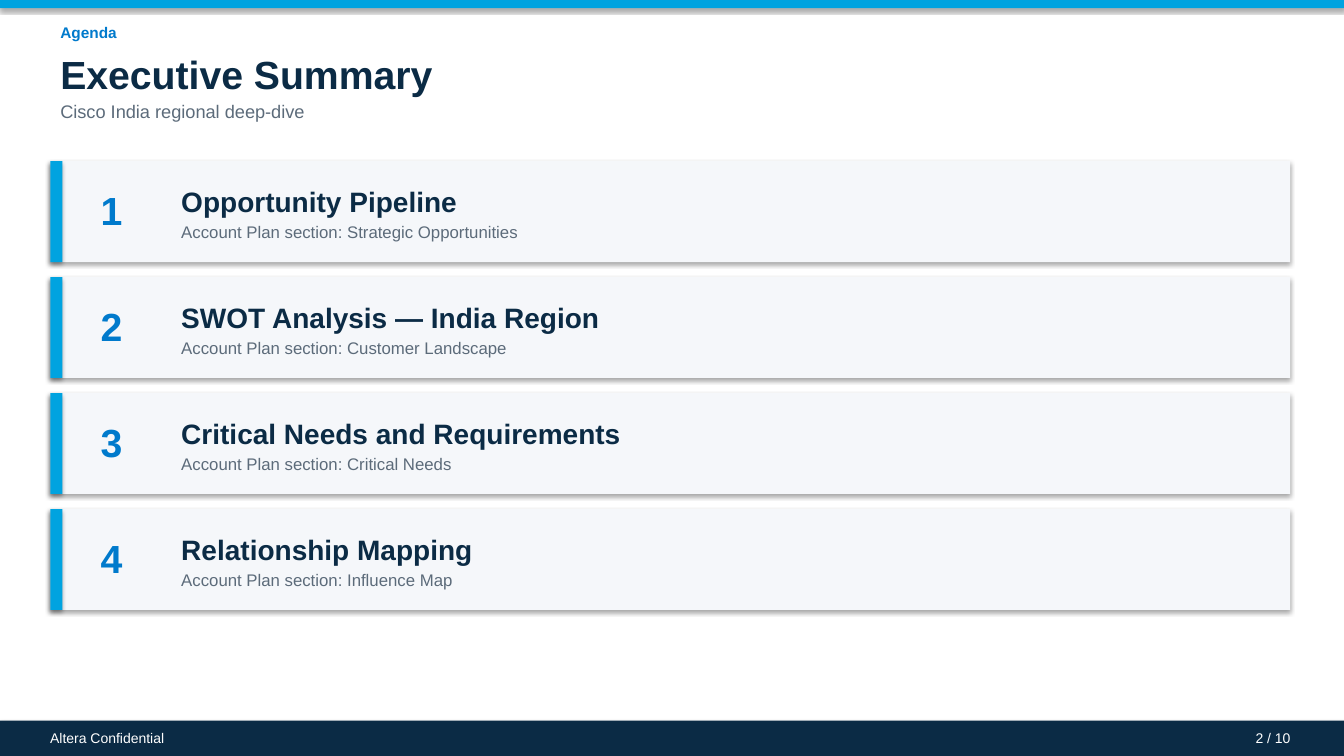
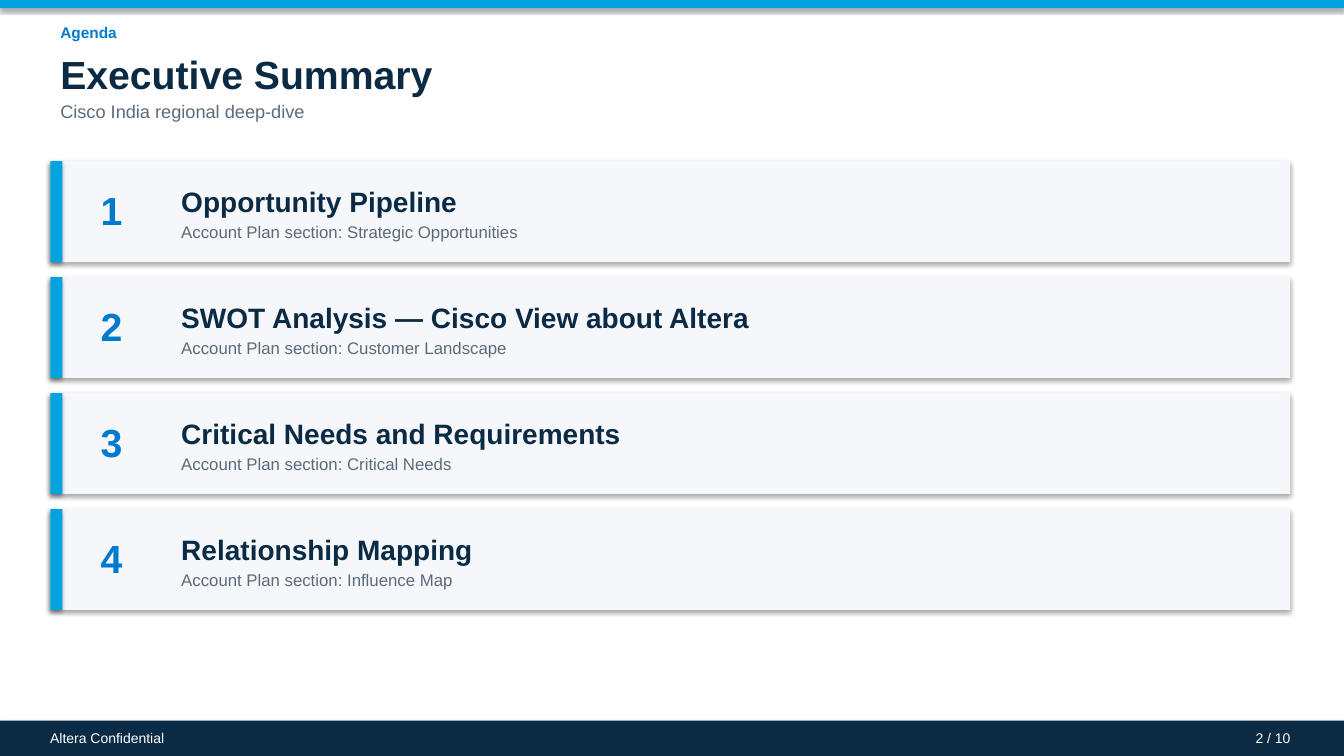
Before and after one commit to rushikeshpurohit0908/Cursor_Rushi, a slide deck: slide 2 of presentations/Cisco_India_Report_Altera_Account_Plan.pptx. Drawn at 1344x756 pixels with LibreOffice and Linux fonts; fonts in the diff are those of the drawing. Boxes give left, top, right and bottom in pixels: in the first picture for what was removed or moved away, otherwise in the second. Text is boxed around its words. In the diff, an @@ line names an element or a change of style, - is before the commit and + after.

```diff
--- a/presentations/Cisco_India_Report_Altera_Account_Plan.pptx
+++ b/presentations/Cisco_India_Report_Altera_Account_Plan.pptx
@@ text at [181,307,748,333]: text changed @@
-SWOT Analysis — India Region
+SWOT Analysis — Cisco View about Altera
```
Also in this commit, not shown: 1 other slide changed, 3 other files.
